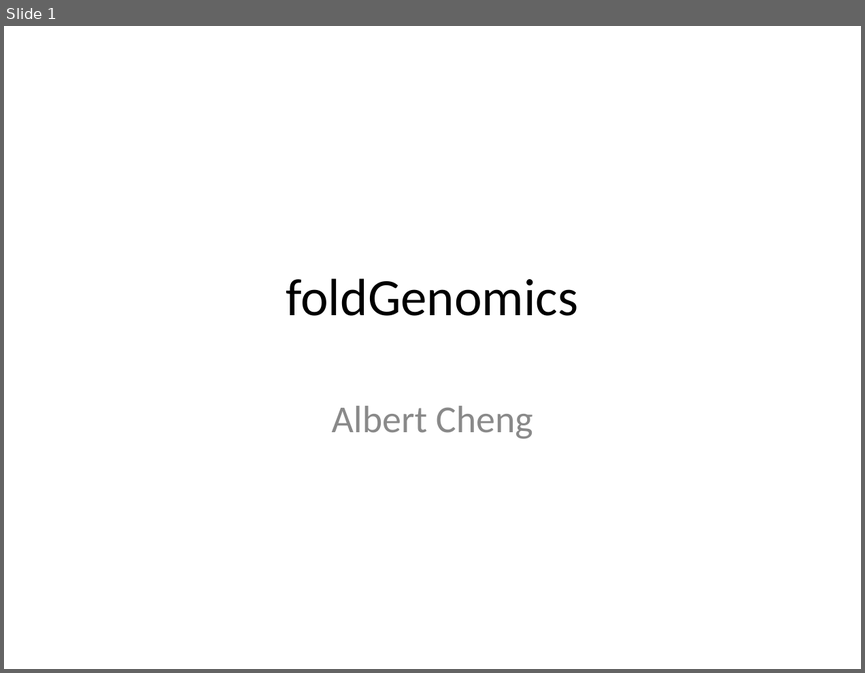
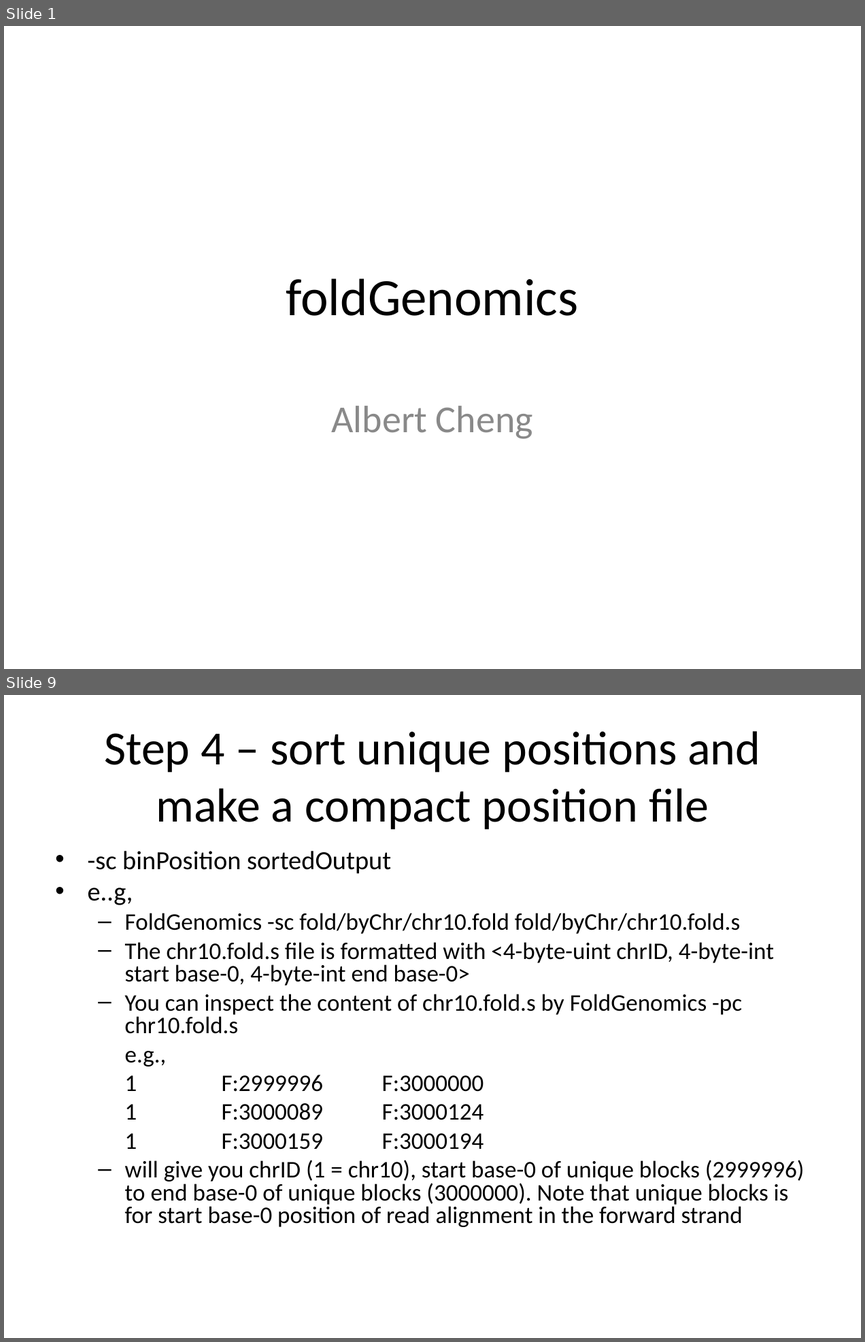
Before and after one commit to albertwcheng/foldGenomics, a slide deck: foldGenomics.ppt. Shown one above the other, each under a label of ours: slide 1 before the commit, slides 1 and 9 after it; the slides between them are not shown. The pictures are 865x673 and 865x1342 pixels, drawn with LibreOffice and Linux fonts; fonts in the diff are those of the drawing. Boxes give left, top, right and bottom in pixels: in the first picture for what was removed or moved away, otherwise in the second. Text is boxed around its words. In the diff, an @@ line names an element or a change of style, - is before the commit and + after.

```diff
--- a/foldGenomics.ppt
+++ b/foldGenomics.ppt
@@ slide 9 added at <box>4,695,861,1338</box>, background #FFFFFF @@
@@ title added at <box>104,731,760,830</box>, 40 pt, text #000000 @@
+Step 4 – sort unique positions and make a compact position file
@@ text added at <box>88,851,804,1227</box>, 20 pt, text #000000 @@
+• -sc binPosition sortedOutput
+• e..g,
+  – FoldGenomics -sc fold/byChr/chr10.fold fold/byChr/chr10.fold.s
+  – The chr10.fold.s file is formatted with <4-byte-uint chrID, 4-byte-int start base-0, 4-byte-int end base-0>
+  – You can inspect the content of chr10.fold.s by FoldGenomics -pc chr10.fold.s
+  e.g.,
+  1 F:2999996 F:3000000
+  1 F:3000089 F:3000124
+  1 F:3000159 F:3000194
+  – will give you chrID (1 = chr10), start base-0 of unique blocks (2999996) to end base-0 of unique blocks (3000000). Note that unique blocks is for start base-0 position of read alignment in the forward strand
```
Also in this commit, not shown: 1 slide changed, 7 other slides added, 1 slide removed.
